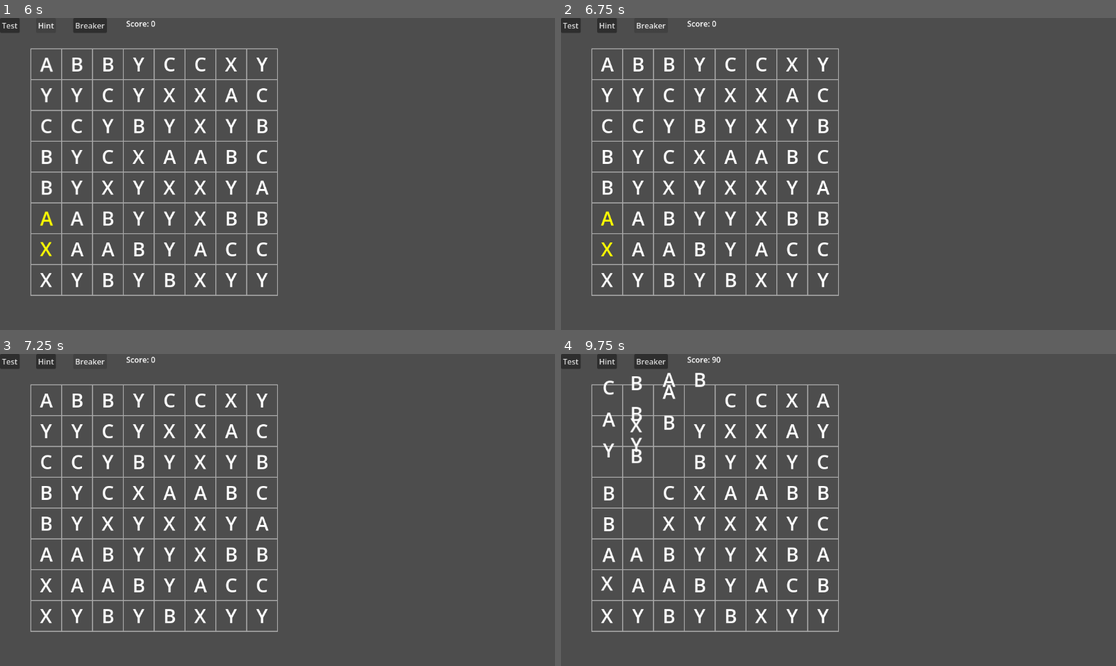
Above: before the commit, frames 1-4 (two rows, left to right).
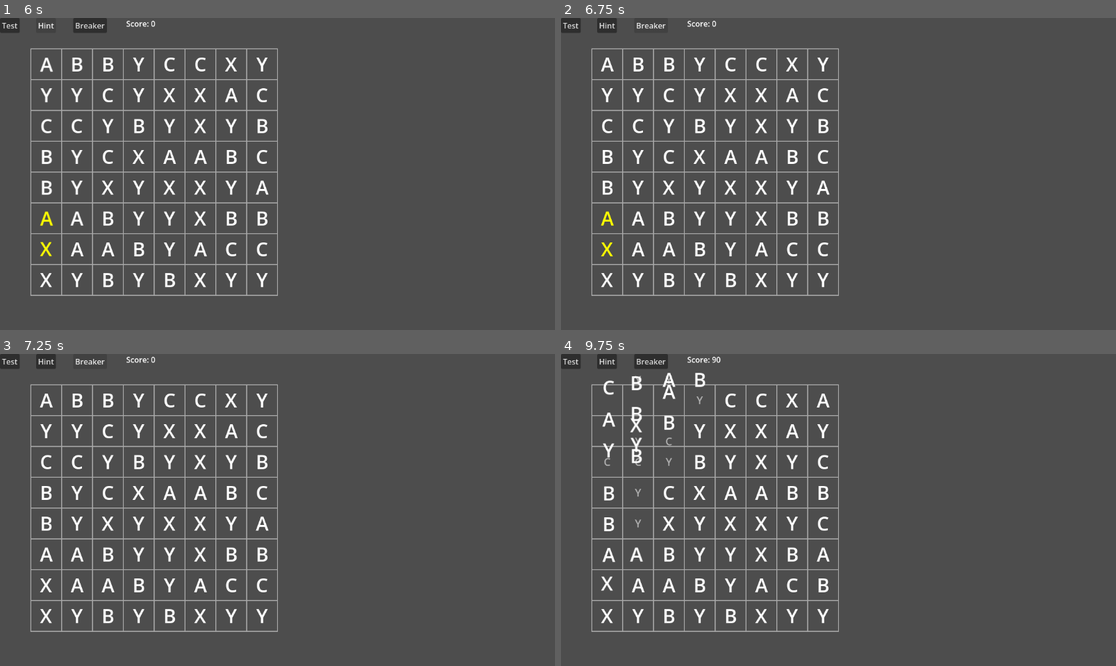
Above: after the commit, the same moments.

Repository: fehudma/godot_projects
Game: Godot game, scene res://Scenes/game.tscn
Same seed, same stepped clock (60 frames per second), same inputs: the game is played once before the commit and once after it.
Inputs (mouse positions are in pixels of both pictures, inside the frame that each line leads up to):
- Up to frame 1 (6 s): click "Test" at 0.5 s; click "Hint" at 1.25 s; click "Breaker" at 2 s; click "Test" at 2.75 s; click "Hint" at 3.5 s; click "Breaker" at 4.25 s; click "Test" at 5 s; click "Hint" at 5.75 s
- Up to frame 2 (6.75 s): click "Breaker" at 6.5 s
- Up to frame 3 (7.25 s): no input
- Up to frame 4 (9.75 s): tap Enter at 7.25, 9.5 s; move the mouse to (810, 572) at 7.27 s; click (810, 572) at 7.42 s; tap Space at 8 s; move the mouse to (1005, 556) at 8.02 s; click (1005, 556) at 8.17 s; click "Breaker: ON" at 8.75 s; move the mouse to (672, 463) at 9.52 s; click (672, 463) at 9.67 s

Frames 1-3 are identical in both runs. In frame 4, 0.1% of the frame differs, in the area x 7-26%, y 6-56%.

Commit message:
applied animation when removing pieces

Diff:
--- a/Scenes/board.gd
+++ b/Scenes/board.gd
@@ -336,7 +336,7 @@
 		var cell: Vector2i = piece.grid_position
 
 		grid[cell.x][cell.y] = null
-		piece.queue_free()
+		piece.play_remove_animation()
 
 
 #
